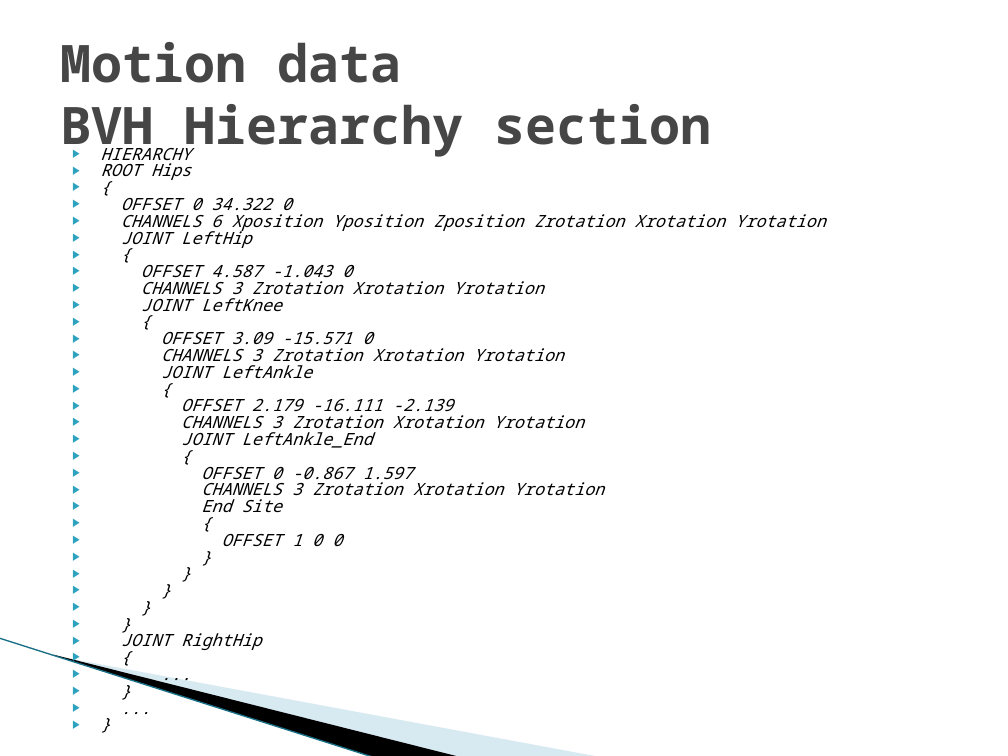
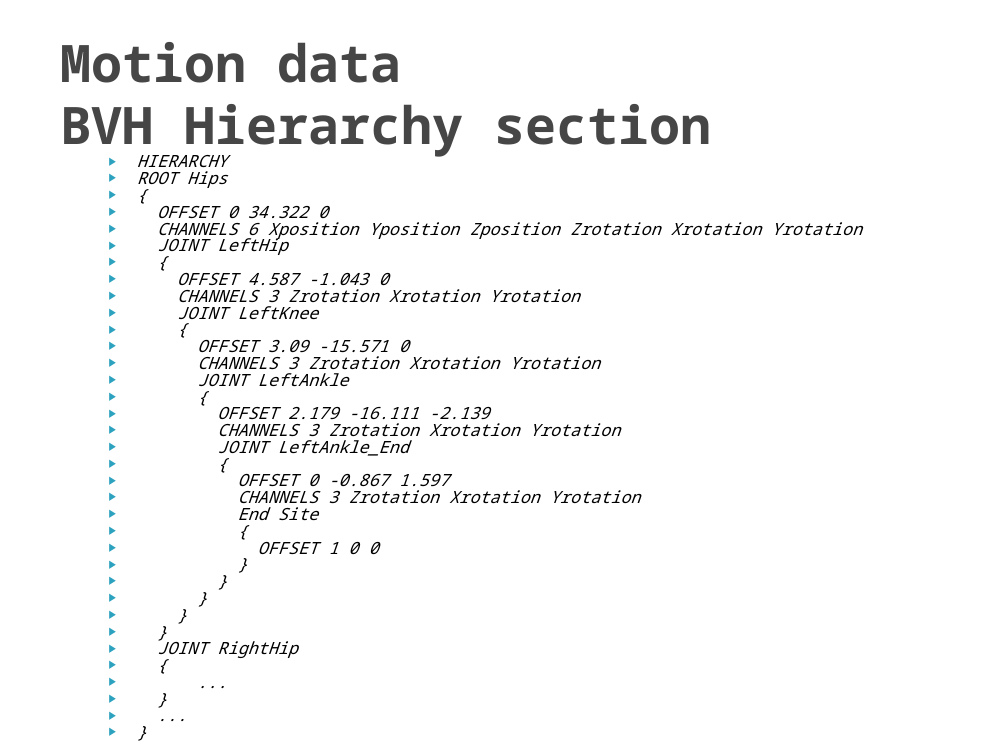
Before and after one commit to hobama/cvg01, a slide deck: slide 10 of docs/Presentation/Presentation.pptx (slide 8 before the commit). Drawn at 1008x756 pixels with LibreOffice and Linux fonts; fonts in the diff are those of the drawing; background and template pictures are left out. Boxes give left, top, right and bottom in pixels: in the first picture for what was removed or moved away, otherwise in the second. Text is boxed around its words. In the diff, an @@ line names an element or a change of style, - is before the commit and + after.

```diff
--- a/docs/Presentation/Presentation.pptx
+++ b/docs/Presentation/Presentation.pptx
@@ text "HIERARCHY" rewrapped from (101, 143, 826, 652) to (137, 155, 862, 660) @@
@@ freeform shape removed at (79, 551, 498, 711) @@
@@ freeform shape removed at (0, 638, 413, 731) @@
@@ line removed from (0, 638) to (374, 756) @@
```
Also in this commit, not shown: 4 other slides changed, 4 slides added.
